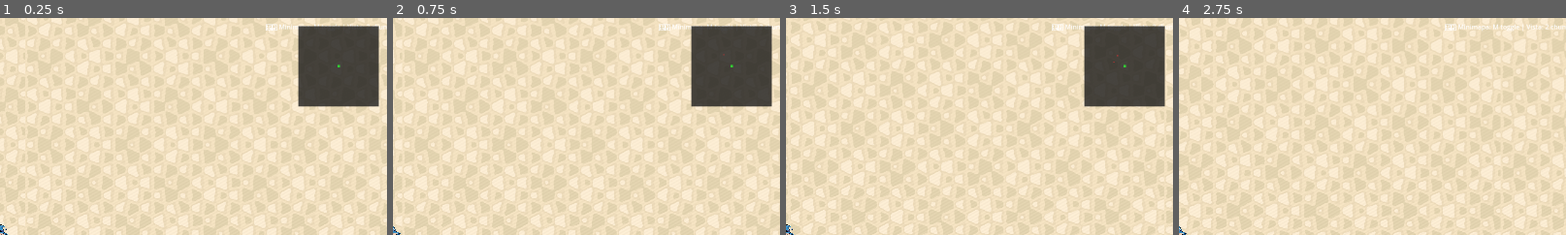
Above: before the commit, frames 1-4 (left to right).
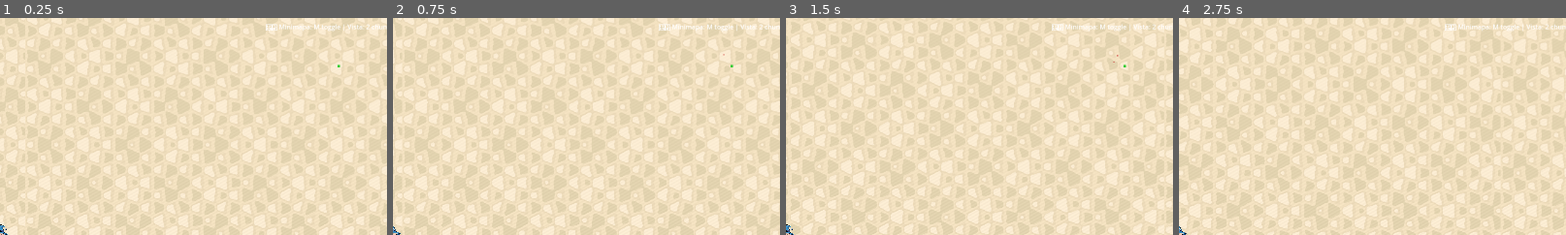
Above: after the commit, the same moments.

Repository: dsuarezmarra/spellloop
Game: Godot game, scene res://scenes/SpellloopMain.tscn
Two runs of this game, one before a commit and one after it. Both use one fixed random seed, a clock stepped at 60 frames per second and the inputs below. This scene is started directly instead of the project's main scene.
Inputs (mouse positions are % of the whole screen's width and height, from its top left):
- Up to frame 1 (0.25 s): no input
- Up to frame 2 (0.75 s): tap Enter (ui_accept) at 0.5 s; move the mouse to (94, 11) at 0.52 s; hold D (move_right) from 0.53 s (still down); click (94, 11) at 0.6 s
- Up to frame 3 (1.5 s): tap Enter (ui_accept) at 0.77 s; move the mouse to (30, 55) at 1.27 s; release D (move_right) at 1.28 s; hold S (move_down) from 1.28 s (still down); tap Shift (dash) at 1.35 s
- Up to frame 4 (2.75 s): tap Enter (ui_accept) at 1.52 s; move the mouse to (60, 28) at 2.02 s; release S (move_down) at 2.03 s; hold D (move_right) from 2.03 s (still down); tap M at 2.1 s
The pictures show only the part of the screen within x 50-100%, y 0-50%; the shares and areas given below are measured in that part.

The runs differ from the first frame. In frame 1, 7.9% of the frame differs, in the area x 76-98%, y 3-42%; in frame 2, 7.9%; in frame 3, 7.9%; in frame 4, nothing differs.

Commit message:
feat: Aumentar probabilidad de generación de cofres y añadir items de prueba para debugging

Diff:
--- a/project/scripts/core/ItemManager.gd
+++ b/project/scripts/core/ItemManager.gd
@@ -21,7 +21,7 @@
 
 # Cofres activos
 var active_chests: Array[Node2D] = []
-var chest_spawn_chance: float = 0.02  # 2% por chunk
+var chest_spawn_chance: float = 0.3  # Aumentado temporalmente para testing (30%)
 
 # Configuración de items
 var item_types: Dictionary = {}
@@ -38,6 +38,9 @@
 	# Conectar señales del mundo
 	if world_manager.has_signal("chunk_generated"):
 		world_manager.chunk_generated.connect(_on_chunk_generated)
+
+	# Crear algunos items de prueba cerca del player para testing
+	create_test_items()
 
 	print("📦 Sistema de items inicializado")
 
@@ -99,9 +102,14 @@
 
 func _on_chunk_generated(chunk_pos: Vector2i):
 	"""Manejar generación de nuevo chunk"""
+	print("📦 Chunk generado: ", chunk_pos, " - Evaluando spawn de cofre...")
+
 	# Posibilidad de generar cofre en el chunk
 	if randf() < chest_spawn_chance:
+		print("📦 ¡Generando cofre en chunk ", chunk_pos, "!")
 		spawn_chest_in_chunk(chunk_pos)
+	else:
+		print("📦 No se genera cofre en chunk ", chunk_pos, " (probabilidad: ", chest_spawn_chance, ")")
 
 func spawn_chest_in_chunk(chunk_pos: Vector2i):
 	"""Generar cofre en un chunk específico"""
@@ -558,3 +566,33 @@
 			})
 
 	return item_data
+
+func create_test_items():
+	"""Crear items y cofres de prueba para testing"""
+	if not player:
+		return
+
+	var player_pos = player.global_position
+
+	# Crear algunos cofres de prueba con diferentes rarezas
+	spawn_chest(player_pos + Vector2(200, 100), "normal")  # Cofre normal
+	spawn_chest(player_pos + Vector2(-200, 150), "normal")  # Cofre común
+	spawn_chest(player_pos + Vector2(150, -200), "normal")  # Cofre raro
+
+	# Crear algunos items de prueba
+	create_test_item_drop(player_pos + Vector2(100, 50), "weapon_damage", ItemRarity.Type.NORMAL)
+	create_test_item_drop(player_pos + Vector2(-100, 75), "health_boost", ItemRarity.Type.COMMON)
+	create_test_item_drop(player_pos + Vector2(75, -100), "speed_boost", ItemRarity.Type.RARE)
+	create_test_item_drop(player_pos + Vector2(-75, -125), "new_weapon", ItemRarity.Type.LEGENDARY)
+
+	print("📦 Items y cofres de prueba creados cerca del player")
+
+func create_test_item_drop(position: Vector2, type: String, rarity: ItemRarity.Type):
+	"""Crear un item drop de prueba"""
+	var item_drop = ItemDrop.new()
+	item_drop.initialize(position, type, player, rarity)
+	item_drop.item_collected.connect(_on_item_drop_collected)
+
+	get_tree().current_scene.add_child(item_drop)
+
+	print("⭐ Item de prueba creado: ", ItemRarity.get_name(rarity), " ", type, " en ", position)
--- a/project/scripts/ui/MinimapSystem.gd
+++ b/project/scripts/ui/MinimapSystem.gd
@@ -98,7 +98,7 @@
 
 func apply_circular_mask():
 	"""Aplicar máscara circular al minimapa"""
-	# Crear fondo circular con StyleBoxFlat
+	# Aplicar estilo circular al Control principal
 	var radius = minimap_size.x / 2
 	var style = StyleBoxFlat.new()
 	style.bg_color = bg_color
@@ -107,8 +107,11 @@
 	style.corner_radius_bottom_left = radius
 	style.corner_radius_bottom_right = radius
 
-	# Aplicar estilo al fondo
-	background.add_theme_stylebox_override("normal", style)
+	# Aplicar estilo al Control principal (self)
+	add_theme_stylebox_override("panel", style)
+
+	# Hacer el background transparente ya que el Control maneja el fondo
+	background.color = Color.TRANSPARENT
 
 	# Habilitar recorte para elementos hijos
 	clip_contents = true
Not shown, added: project/scripts/core/ItemRarity.gd.uid
Not shown, added: project/MINIMAP_ITEMS_DEBUG_FIX.md
